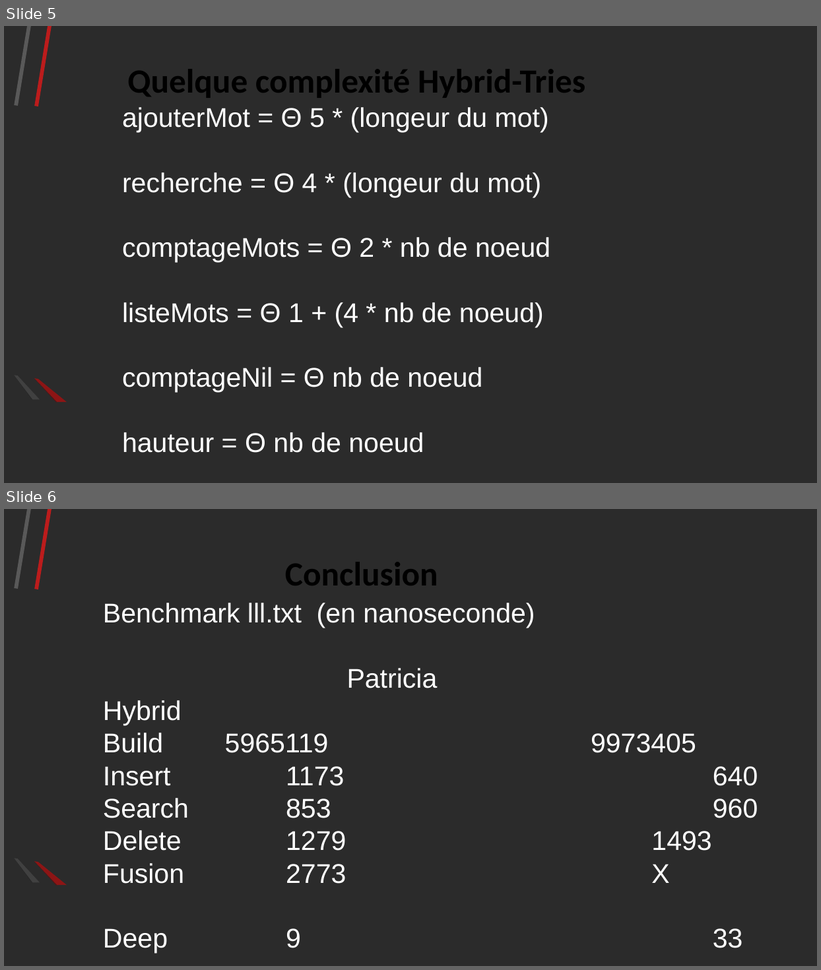
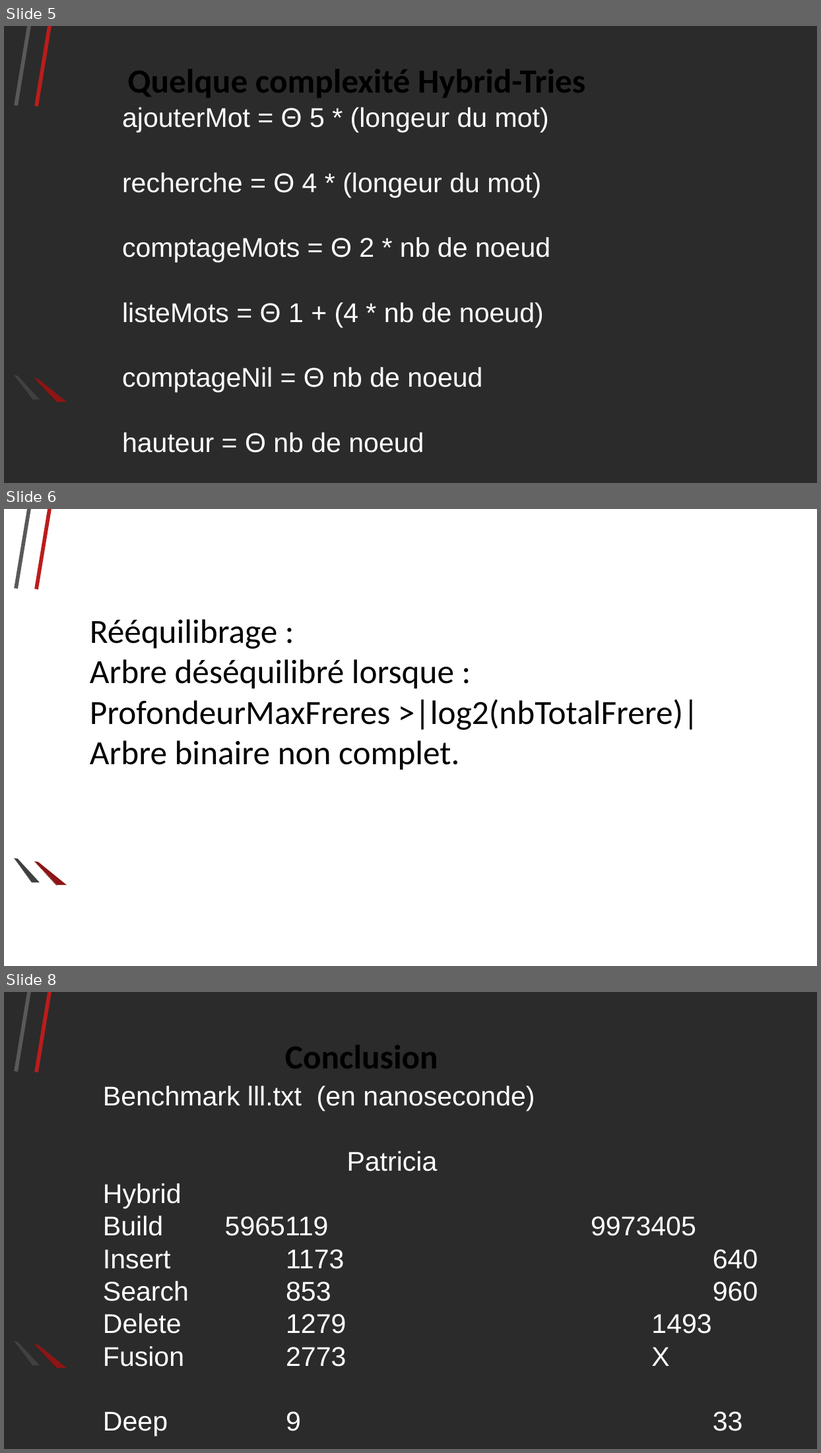
Before and after one commit to Ashmouth/Algav, a slide deck: Resources/Diapo.odp. Shown one above the other, each under a label of ours: slides 5 and 6 before the commit, slides 5, 6 and 8 after it; the slides between them are not shown. The pictures are 821x970 and 821x1453 pixels, drawn with LibreOffice and Linux fonts; fonts in the diff are those of the drawing; background and template pictures are left out; a plain dark background stands for a picture behind light text. Boxes give left, top, right and bottom in pixels: in the first picture for what was removed or moved away, otherwise in the second. Text is boxed around its words. In the diff, an @@ line names an element or a change of style, - is before the commit and + after.

```diff
--- a/Resources/Diapo.odp
+++ b/Resources/Diapo.odp
@@ slide 6 added at bbox=[4, 509, 817, 966], background picture (left out); not listed: 6 template elements that a slide beside it also shows @@
@@ title added at bbox=[90, 619, 699, 770], 40 pt, text #000000 @@
+Rééquilibrage :
+Arbre déséquilibré lorsque :
+ProfondeurMaxFreres >|log2(nbTotalFrere)|
+Arbre binaire non complet.
@@ what was slide 6 is now slide 8 @@
```
Also in this commit, not shown: 1 other slide added.
